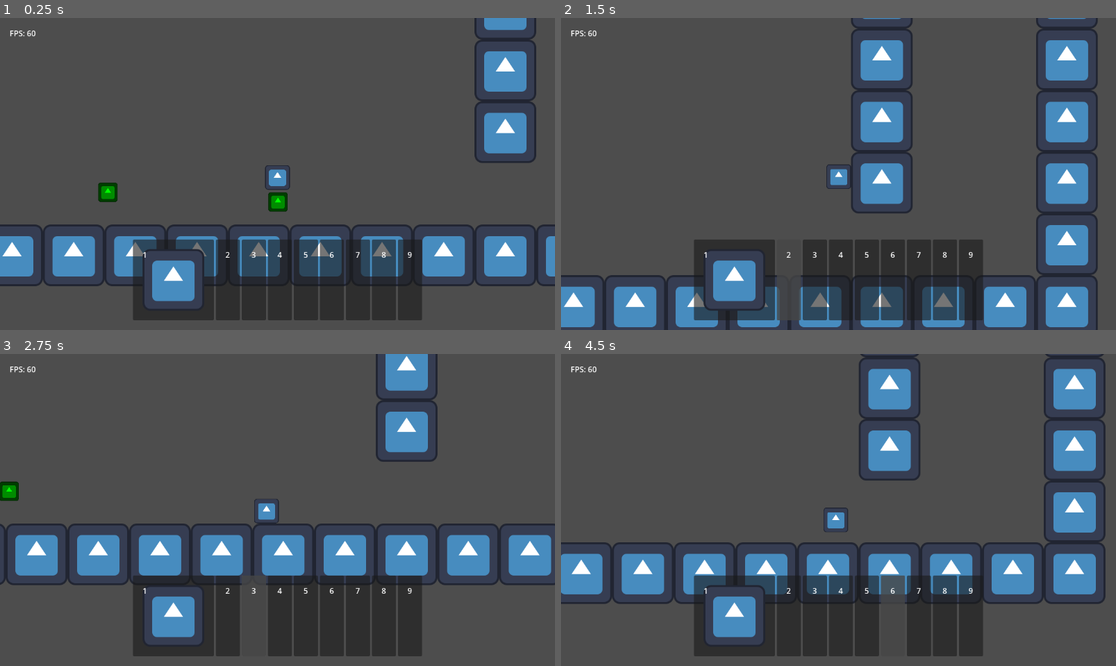
Above: before the commit, frames 1-4 (two rows, left to right).
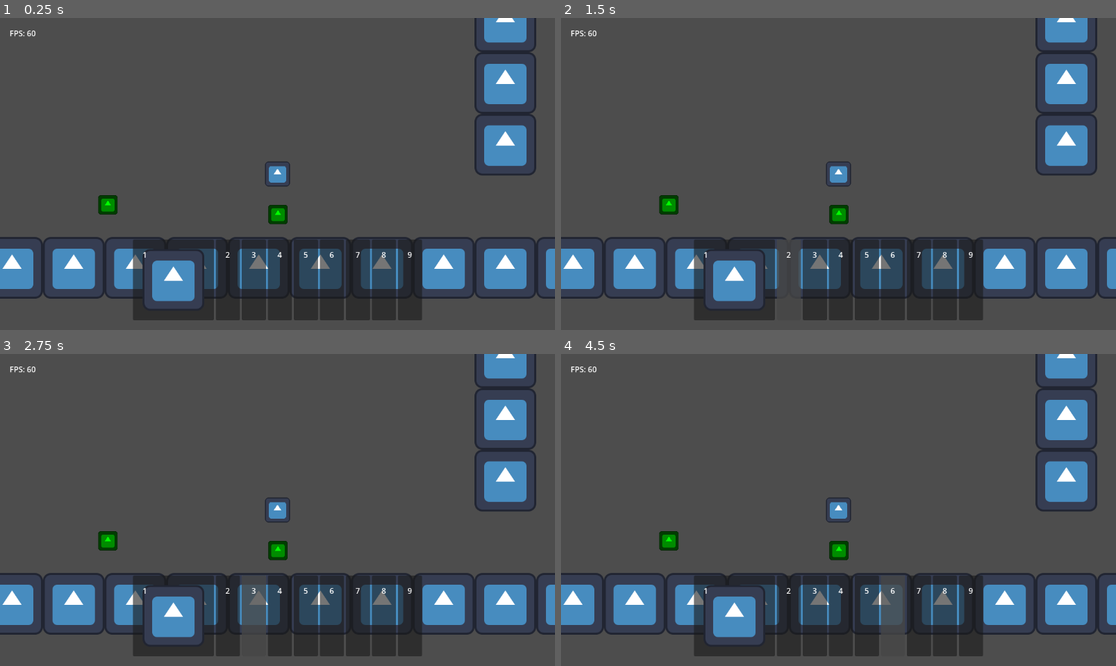
Above: after the commit, the same moments.

Repository: TheHumanMRP/RPG-Life-Tracker
Game: Godot game, scene res://Folders/Systems/Main/Scenes/main_scene.tscn
Two runs of this game, one before a commit and one after it. Both use one fixed random seed, a clock stepped at 60 frames per second and the inputs below. The engine's default icon, where the game draws it, is replaced by a stand-in: a white triangle on a blue panel in a dark square.
Inputs (mouse positions are in pixels of both pictures, inside the frame that each line leads up to):
- Up to frame 1 (0.25 s): no input
- Up to frame 2 (1.5 s): move the mouse to (733, 280) at 0.52 s; hold D (move_right) from 0.53 s (still down); tap Space (jump) at 0.6, 0.77, 1.07 s; click (733, 280) at 0.67 s; move the mouse to (788, 280) at 1.27 s; tap I (add_test_sword) at 1.35 s; click (788, 280) at 1.42 s
- Up to frame 3 (2.75 s): tap Space (jump) at 1.52, 1.55, 1.82, 2.1 s; move the mouse to (255, 616) at 2.02 s; release D (move_right) at 2.03 s; hold A (move_left) from 2.03 s (still down); click (255, 616) at 2.17 s
- Up to frame 4 (4.5 s): move the mouse to (838, 616) at 2.77 s; release A (move_left) at 2.78 s; hold D (move_right) 2.78-4.28 s; tap I (add_test_sword) at 2.85, 4.35 s; click (838, 616) at 2.92 s; tap Space (jump) at 3.02, 3.05, 3.32, 3.6, 3.77, 4.07 s; move the mouse to (866, 616) at 3.52 s; click (866, 616) at 3.67 s; move the mouse to (894, 616) at 4.27 s; hold A (move_left) from 4.28 s (still down); click (894, 616) at 4.42 s

The runs differ from the first frame. In frame 1, 11% of the frame differs, in the area x 0-100%, y 0-90%; in frame 2, 26%, in the area x 0-100%, y 0-100%; in frame 3, 26%; in frame 4, 23%.
Error before the commit: Invalid call. Nonexistent function 'item_selected' in base 'Resource (ItemEntry)'. (res://Folders/Systems/Inventory_System/Scripts/inventory_logic.gd:164)
Error after the commit: Parse Error: Identifier "jump_counter" not declared in the current scope. (res://Folders/Components/movement_component.gd:66)

Commit message:
Auto commit at 2026-07-11 19:48:12

Diff:
--- a/Folders/Components/movement_component.gd
+++ b/Folders/Components/movement_component.gd
@@ -15,7 +15,7 @@
 
 @export var coyote_time = 0.12
 
-var jump_counter: int = 0
+var double_jumped: bool = false
 var coyote_timer = 0
 
 func set_movement_component_values(
